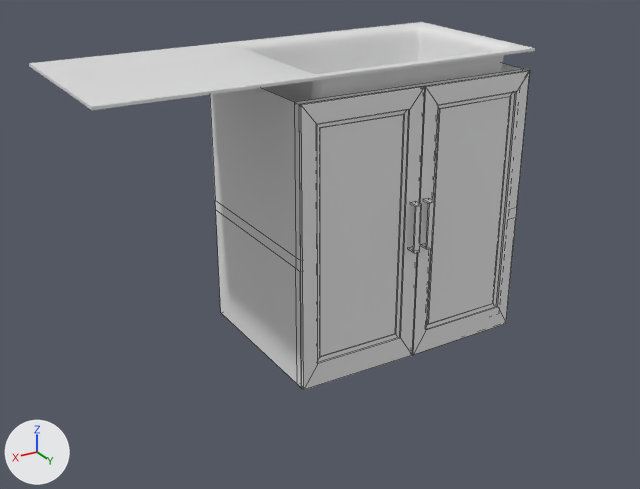
The Blender file Cupboards/Double_sink_Cupboard.blend as it was, and as the next commit left it.
Before and after are seen from a 50 mm camera at (1.565, 1.652, 0.947) aimed at (0.344, -0.384, -0.07). Lighting does not change. The marker at lower left points along +X, +Y and +Z. Mesh edges are drawn as thin lines on the coarser meshes.

Objects in the first picture: 'Cupboard_Sink', 'Door_Left_Sink', 'Door_Right_Sink', 'Sink'.
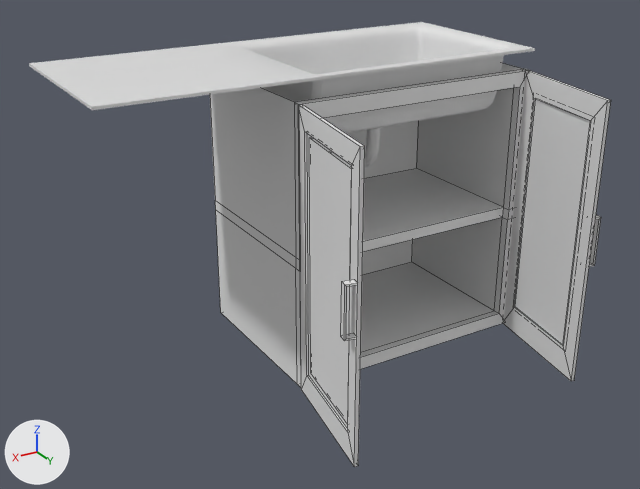
The change, as a list of edits to the scene's bpy script:
```text
Change ob_door_left_sink:
    ob_door_left_sink.rotation_euler: (0.0, 0.0, -0.00663) -> (0.0, 0.0, -1.739)  # degrees (0, 0, -0.4) -> degrees (0, 0, -100)
Change ob_door_right_sink:
    ob_door_right_sink.rotation_euler: (0.0, 0.0, 0.0059) -> (0.0, 0.0, 1.373)  # degrees (0, 0, 0.3) -> degrees (0, 0, 79)
```

What differs and where, as boxes (x1, y1, x2, y2) in the pictures (640 x 489 px):
'Door_Right_Sink', turned: before (412, 70, 530, 355); after (503, 70, 611, 381)
'Door_Left_Sink', turned: before (299, 86, 425, 390); after (298, 104, 365, 467)
'Cupboard_Sink', unchanged, uncovered by the edit: before (210, 63, 528, 388); after (210, 63, 528, 387)
